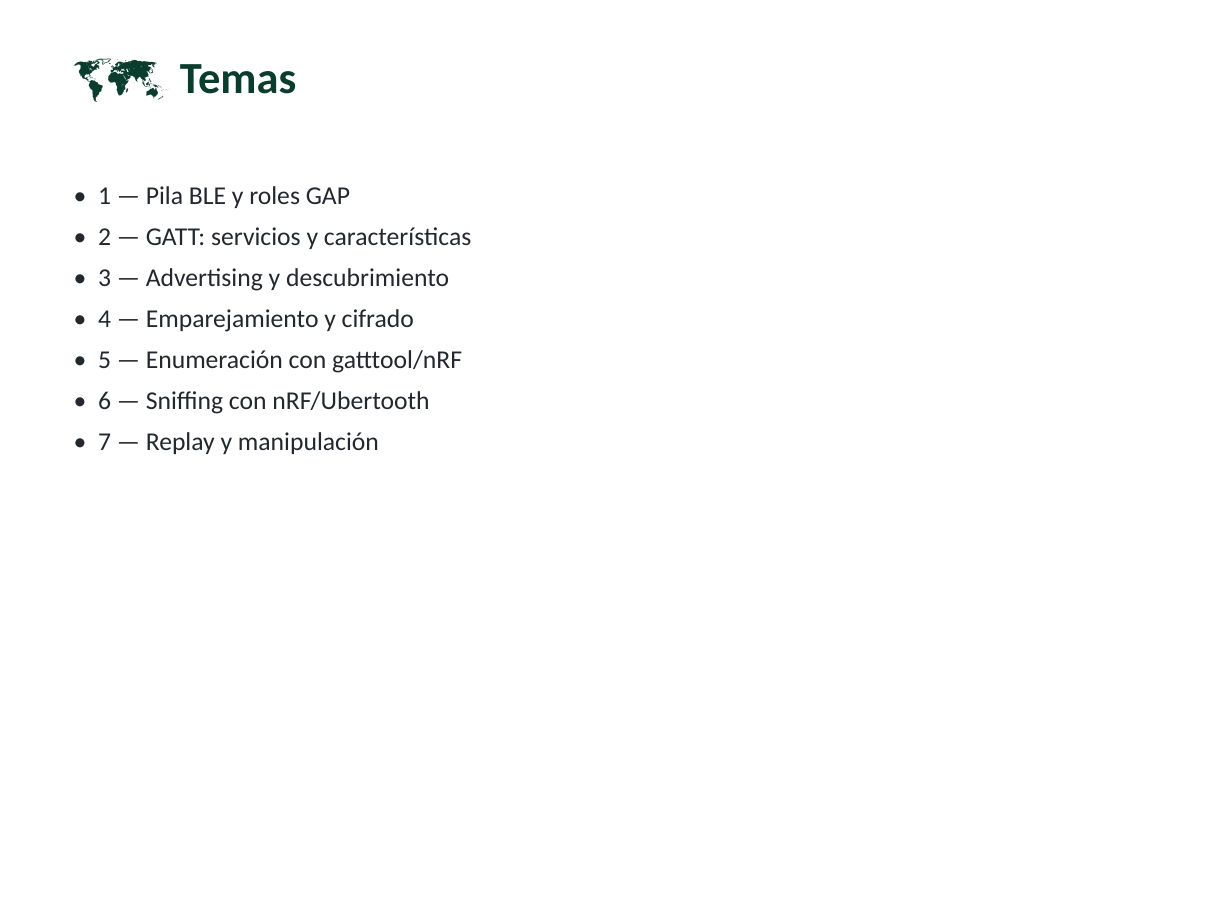
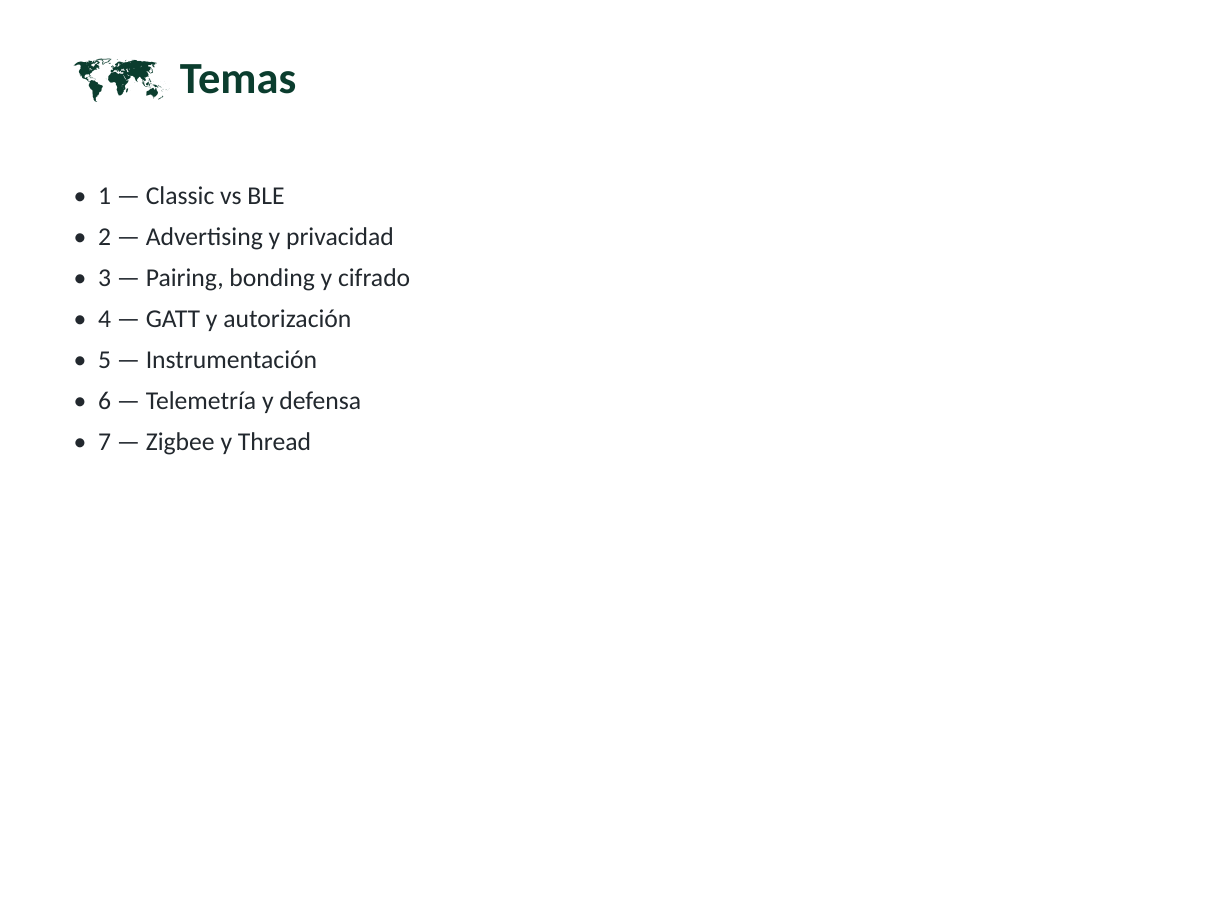
Before and after one commit to vladimiracunadev-create/modern-cybersecurity-program, a slide deck: slide 4 of classes/parte-13-seguridad-movil-iot-e-inalambrica/271-seguridad-de-bluetooth-y-ble/clase-271-presentacion.pptx. Drawn at 1232x924 pixels with LibreOffice and Linux fonts; fonts in the diff are those of the drawing. Boxes give left, top, right and bottom in pixels: in the first picture for what was removed or moved away, otherwise in the second. Text is boxed around its words. In the diff, an @@ line names an element or a change of style, - is before the commit and + after.

```diff
--- a/classes/parte-13-seguridad-movil-iot-e-inalambrica/271-seguridad-de-bluetooth-y-ble/clase-271-presentacion.pptx
+++ b/classes/parte-13-seguridad-movil-iot-e-inalambrica/271-seguridad-de-bluetooth-y-ble/clase-271-presentacion.pptx
@@ text at (98, 186, 410, 455): text changed @@
-• 1 — Pila BLE y roles GAP
-• 2 — GATT: servicios y características
-• 3 — Advertising y descubrimiento
-• 4 — Emparejamiento y cifrado
-• 5 — Enumeración con gatttool/nRF
-• 6 — Sniffing con nRF/Ubertooth
-• 7 — Replay y manipulación
+• 1 — Classic vs BLE
+• 2 — Advertising y privacidad
+• 3 — Pairing, bonding y cifrado
+• 4 — GATT y autorización
+• 5 — Instrumentación
+• 6 — Telemetría y defensa
+• 7 — Zigbee y Thread
```
Also in this commit, not shown: 15 other slides changed, 27 other files.
